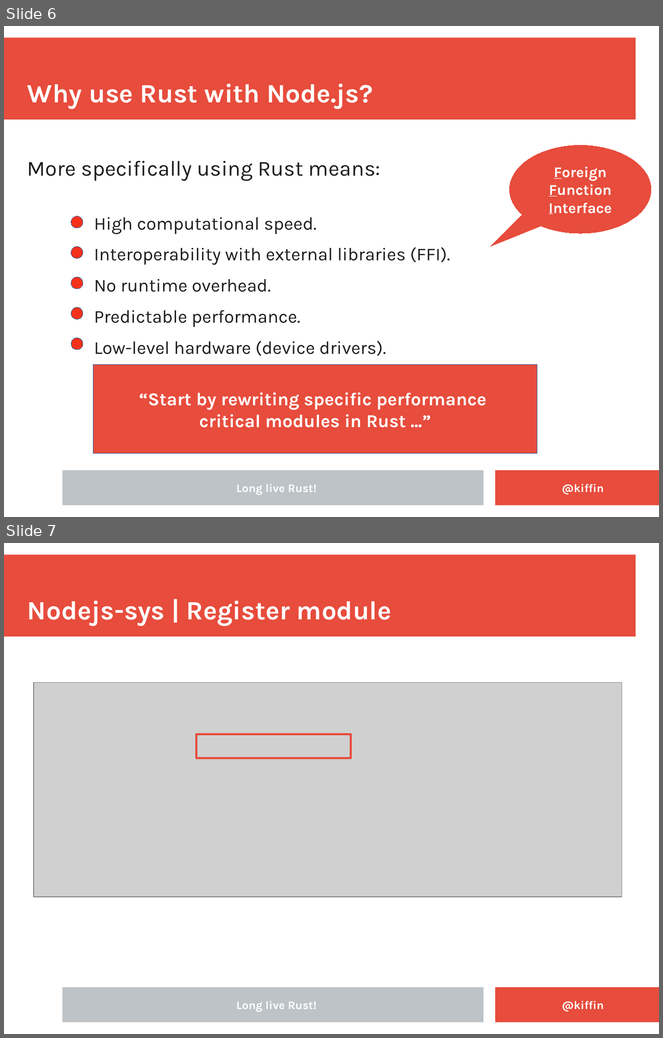
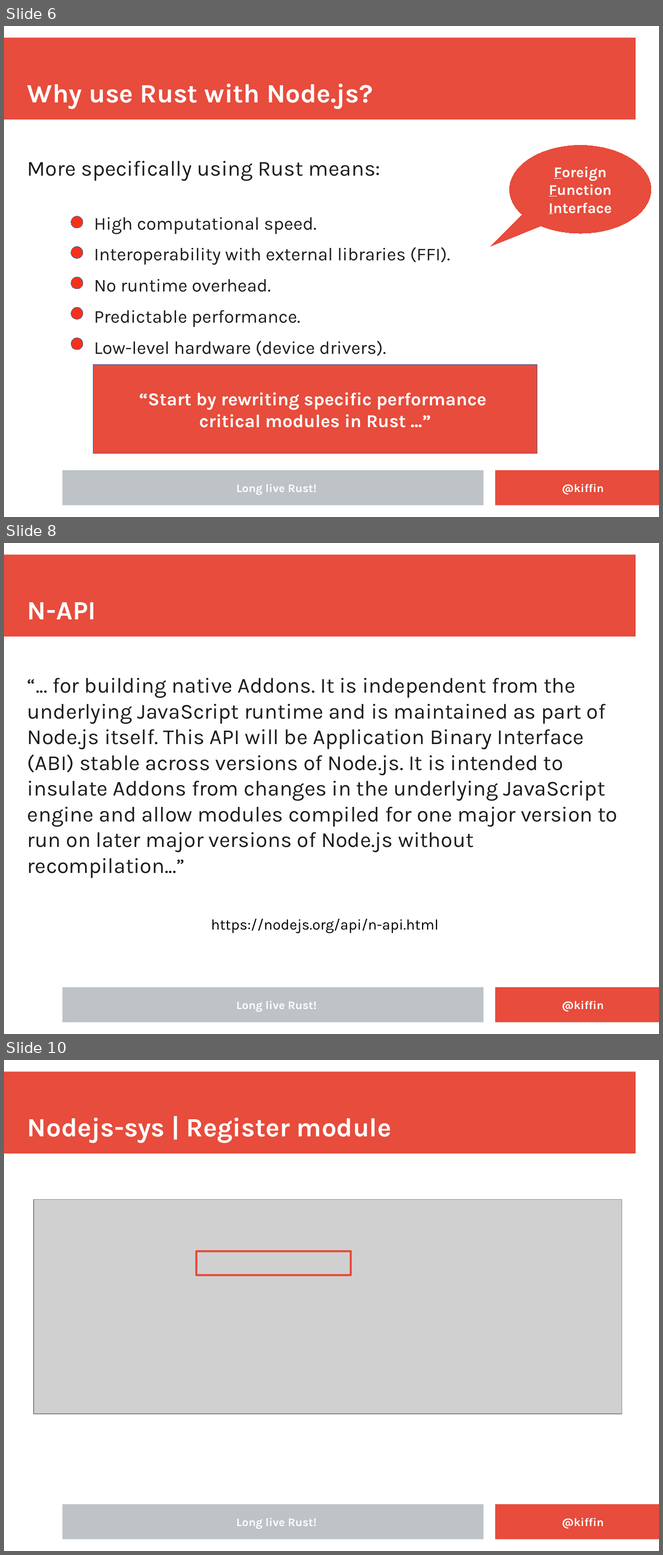
Before and after one commit to kgish/rust-node-addon-template, a slide deck: documents/Embedding-Rust-in-NodeJS-applications.odp. Shown one above the other, each under a label of ours: slides 6 and 7 before the commit, slides 6, 8 and 10 after it; the slides between them are not shown. The pictures are 663x1038 and 663x1555 pixels, drawn with LibreOffice and Linux fonts; fonts in the diff are those of the drawing; grey boxes stand for pictures; background and template pictures are left out. Boxes give left, top, right and bottom in pixels: in the first picture for what was removed or moved away, otherwise in the second. Text is boxed around its words. In the diff, an @@ line names an element or a change of style, - is before the commit and + after.

Commit message:
Updated the presentation.

```diff
--- a/documents/Embedding-Rust-in-NodeJS-applications.odp
+++ b/documents/Embedding-Rust-in-NodeJS-applications.odp
@@ slide 8 added at bbox=[4, 543, 659, 1034], background #FFFFFF; not listed: 3 template elements that a slide beside it also shows @@
@@ title added at bbox=[27, 602, 96, 619], 32 pt, text #FFFFFF, bold @@
+N-API
@@ text added at bbox=[27, 678, 618, 878], 26 pt, text #1C1C1C @@
+“... for building native Addons. It is independent from the underlying JavaScript runtime and is maintained as part of Node.js itself. This API will be Application Binary Interface (ABI) stable across versions of Node.js. It is intended to insulate Addons from changes in the underlying JavaScript engine and allow modules compiled for one major version to run on later major versions of Node.js without recompilation...”
@@ rectangle added at bbox=[46, 717, 289, 722], fill #FFFFFF, outline #FFFFFF 0 pt @@
@@ text added at bbox=[211, 919, 439, 934], 18 pt, text #000000 @@
+https://nodejs.org/api/n-api.html
@@ text added at bbox=[236, 1001, 317, 1012], 14 pt, text #FFFFFF, bold @@
+Long live Rust!
@@ text added at bbox=[562, 1001, 604, 1012], 14 pt, text #FFFFFF, bold @@
+@kiffin
@@ what was slide 7 is now slide 10 @@
```
Also in this commit, not shown: 2 other slides added.
